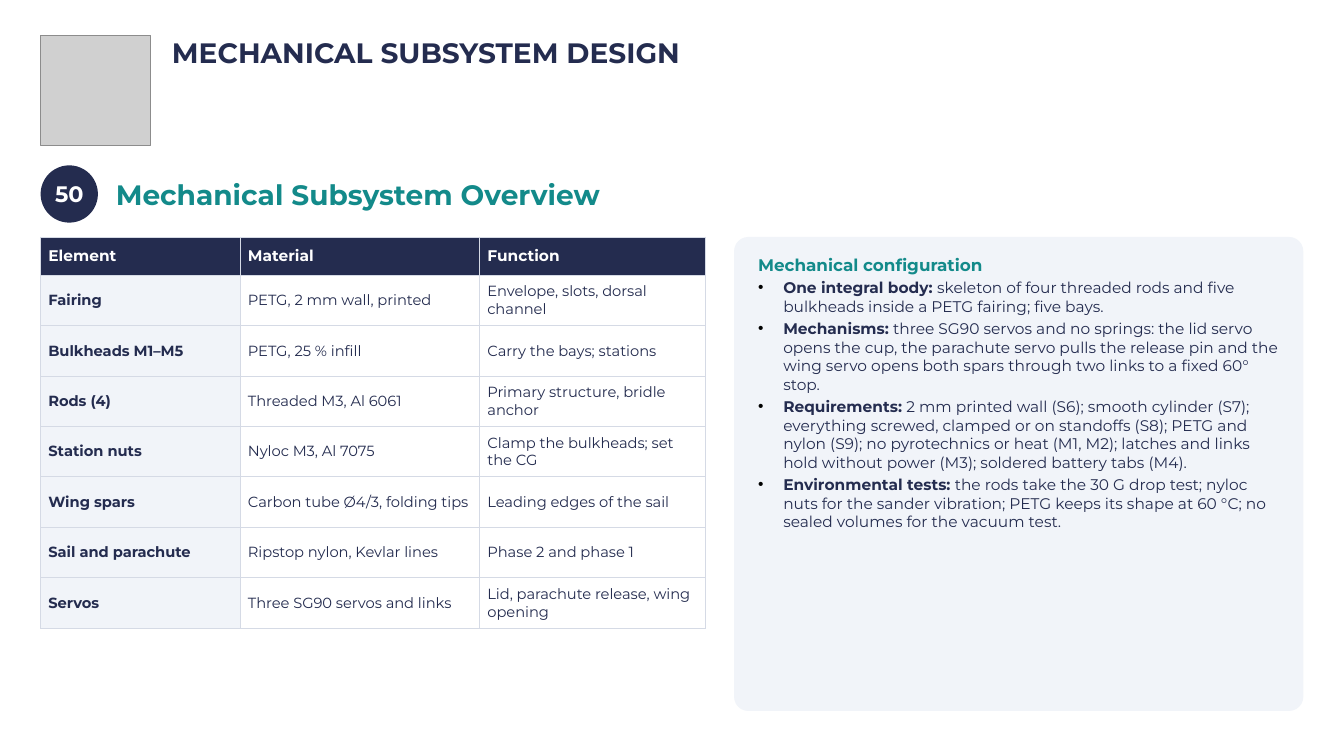
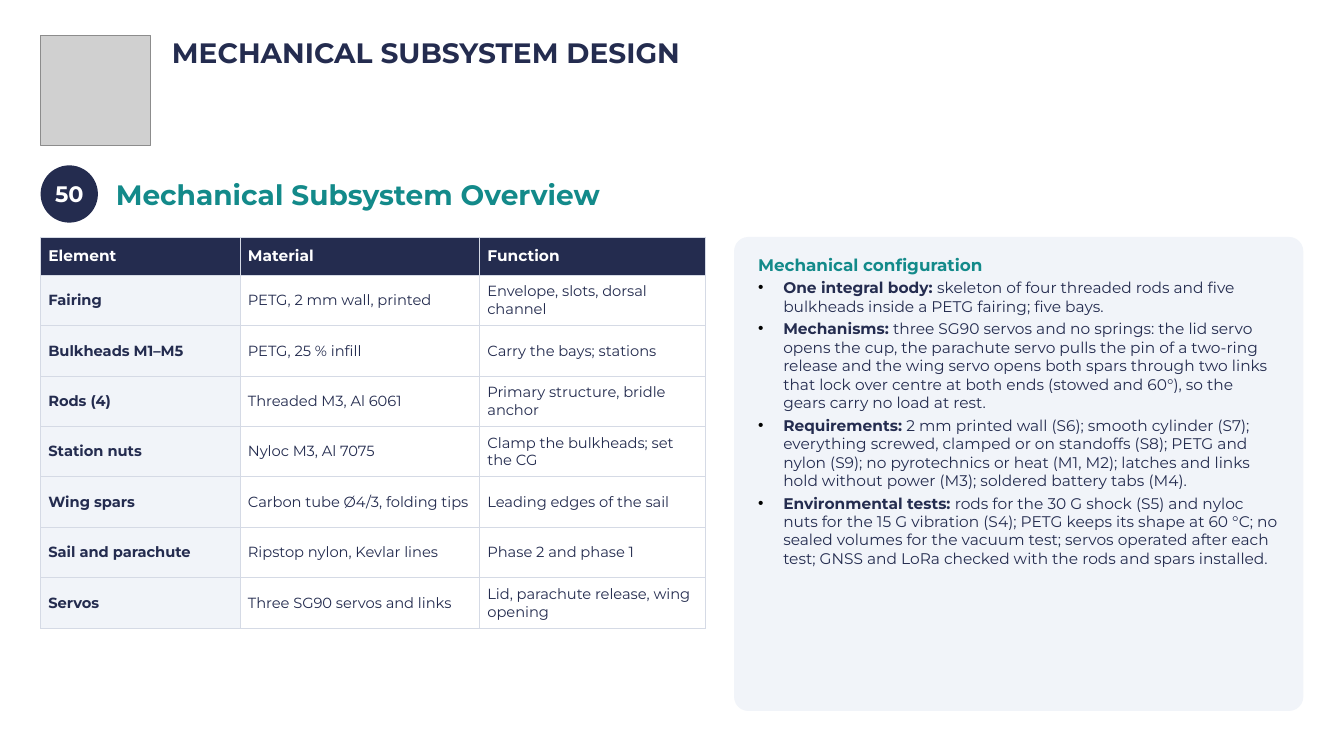
Before and after one commit to Caetano18/proyecto, a slide deck: slide 53 of cansat_pdr/laminas_plantilla/CanSat_PDR_Hermes_V2.pptx. Drawn at 1344x756 pixels with LibreOffice and Linux fonts; fonts in the diff are those of the drawing; grey boxes stand for pictures; background and template pictures are left out. Boxes give left, top, right and bottom in pixels: in the first picture for what was removed or moved away, otherwise in the second. Text is boxed around its words. In the diff, an @@ line names an element or a change of style, - is before the commit and + after.

```diff
--- a/cansat_pdr/laminas_plantilla/CanSat_PDR_Hermes_V2.pptx
+++ b/cansat_pdr/laminas_plantilla/CanSat_PDR_Hermes_V2.pptx
@@ text in rounded rectangle at (x1=783, y1=322, x2=1267, y2=411): text changed @@
-• Mechanisms: three SG90 servos and no springs: the lid servo opens the cup, the parachute servo pulls the release pin and the wing servo opens both spars through two links to a fixed 60° stop.
+• Mechanisms: three SG90 servos and no springs: the lid servo opens the cup, the parachute servo pulls the pin of a two-ring release and the wing servo opens both spars through two links that lock over centre at both ends (stowed and 60°), so the gears carry no load at rest.
@@ text in rounded rectangle at (x1=783, y1=497, x2=1277, y2=567): text changed @@
-• Environmental tests: the rods take the 30 G drop test; nyloc nuts for the sander vibration; PETG keeps its shape at 60 °C; no sealed volumes for the vacuum test.
+• Environmental tests: rods for the 30 G shock (S5) and nyloc nuts for the 15 G vibration (S4); PETG keeps its shape at 60 °C; no sealed volumes for the vacuum test; servos operated after each test; GNSS and LoRa checked with the rods and spars installed.
```
Also in this commit, not shown: 13 other slides changed, 31 other files.
